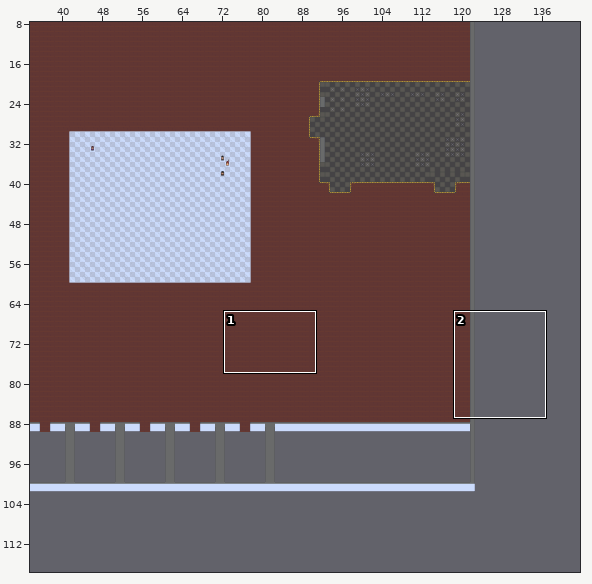
Tiled map: maps/custom (internal)/Gather Office 5/draft 1.tmx. Above: a wide view before the commit, with the close-up outlined.
Close-up. Old version:
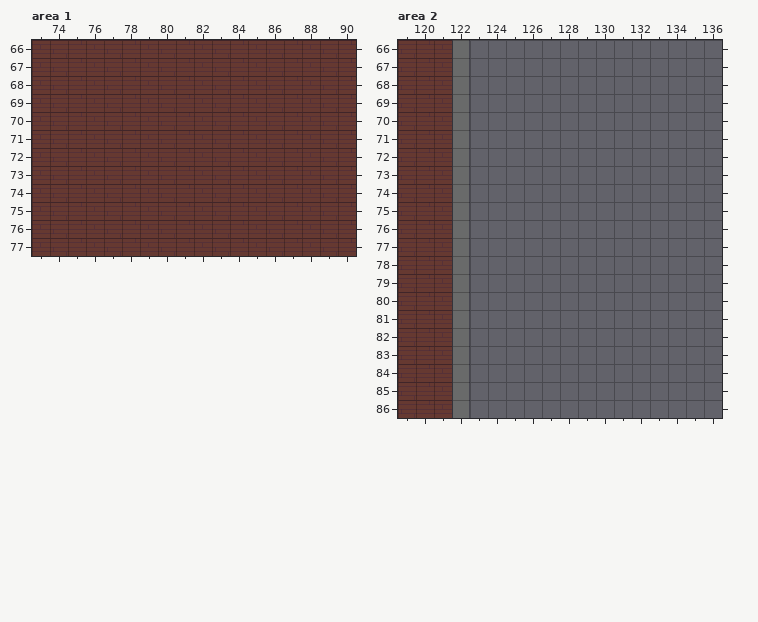
Cells are 32x32 px. Shown: area 1 x 73..90, y 66..77; area 2 x 119..136, y 66..86. The commit also changed other parts of the map, which this record leaves out.
Now the later version:
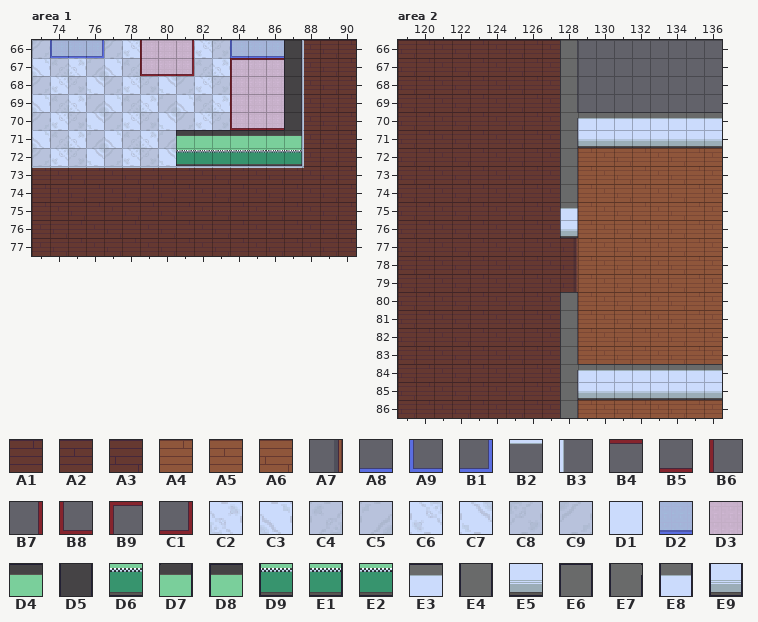
Key: from "Gather Floors 1.x": A1 0, A2 1, A3 2, A4 8, A5 9, A6 10, A7 331 turned 90, A8 485 turned 180, A9 487 turned 180, B1 487 turned 90, B2 497, B3 497 turned 270, B4 512, B5 512 turned 180, B6 512 turned 270, B7 512 turned 90, B8 514 turned 180, B9 514 turned 270, C1 514 turned 90, C2 601, C3 603, C4 612, C5 614, C6 640, C7 642, C8 653, C9 655, D1 680, D2 1273, D3 1312; from "Gather Walls Interior 1.x": D4 4277, D5 4301, D6 4302, D7 4451 flipped left-right, D8 4457, D9 4476, E1 4476 flipped left-right, E2 4477 flipped left-right, E3 4777, E4 4801, E5 4802, E6 4903, E7 4936, E8 4970, E9 4995.
__ is an empty cell, ## one hidden under a higher layer, .. an unchanged one.
Tiles of an added or newly shown layer are drawn over the layers below it.
See-through tiles are keyed as they look on the map.
Difference:
--- layer "BG/floor color", area 1
@@ x 73..79 @@
-66 A2 A3 A1 A2 A3 A1 A2
-67 A2 A3 A1 A2 A3 A1 A2
-68 A2 A3 A1 A2 A3 A1 A2
-69 A2 A3 A1 A2 A3 A1 A2
-70 A2 A3 A1 A2 A3 A1 A2
-71 A2 A3 A1 A2 A3 A1 A2
-72 A2 A3 A1 A2 A3 A1 A2
-73 A2 A3 A1 A2 A3 A1 A2
+66 ## ## ## ## ## ## ##
+67 ## ## ## ## ## ## ##
+68 ## ## ## ## ## ## ##
+69 ## ## ## ## ## ## ##
+70 ## ## ## ## ## ## ##
+71 ## ## ## ## ## ## ##
+72 ## ## ## ## ## ## ##
+73 A1 A2 A3 A1 A2 A3 A1
--- layer "BG/floors 2", area 1
@@ x 73..88 @@
-66 __ __ __ __ __ __ __ __ __ __ __ __ __ __ .. __
-67 __ __ __ __ __ __ __ __ __ __ __ __ __ __ .. __
-68 __ __ __ __ __ __ __ __ __ __ __ __ __ __ .. __
-69 __ __ __ __ __ __ __ __ __ __ __ __ __ __ .. __
-70 __ __ __ __ __ __ __ __ __ __ __ __ __ __ .. __
-71 __ __ __ __ __ __ __ __ .. .. .. .. .. .. .. __
-72 __ __ __ __ __ __ __ __ .. .. .. .. .. .. .. __
-73 __ __ __ __ __ __ __ __ __ __ __ __ __ __ __ ..
+66 D1 D1 D1 D1 D1 D1 D1 D1 D1 D1 D1 D1 D1 D1 .. B3
+67 D1 D1 D1 D1 D1 D1 D1 D1 D1 D1 D1 D1 D1 D1 .. B3
+68 D1 D1 D1 D1 D1 D1 D1 D1 D1 D1 D1 D1 D1 D1 .. B3
+69 D1 D1 D1 D1 D1 D1 D1 D1 D1 D1 D1 D1 D1 D1 .. B3
+70 D1 D1 D1 D1 D1 D1 D1 D1 D1 D1 D1 D1 D1 D1 .. B3
+71 D1 D1 D1 D1 D1 D1 D1 D1 .. .. .. .. .. .. .. B3
+72 D1 D1 D1 D1 D1 D1 D1 D1 .. .. .. .. .. .. .. B3
+73 B2 B2 B2 B2 B2 B2 B2 B2 B2 B2 B2 B2 B2 B2 B2 ..
--- layer "BG/floors 50%", area 1
@@ x 73..86 @@
-66 __ __ __ __ __ __ __ __ __ __ __ __ __ __
-67 __ __ __ __ __ __ __ __ __ __ __ __ __ __
-68 __ __ __ __ __ __ __ __ __ __ __ __ __ __
-69 __ __ __ __ __ __ __ __ __ __ __ __ __ __
-70 __ __ __ __ __ __ __ __ __ __ __ __ __ __
-71 __ __ __ __ __ __ __ __ .. .. .. .. .. ..
-72 __ __ __ __ __ __ __ __ .. .. .. .. .. ..
+66 C9 D2 D2 D2 C9 C6 D3 D3 D3 C6 C8 D2 D2 D2
+67 C3 C4 C2 C5 C3 C4 D3 D3 D3 C4 C2 D3 D3 D3
+68 C9 C6 C8 C7 C9 C6 C8 C7 C9 C6 C8 D3 D3 D3
+69 C3 C4 C2 C5 C3 C4 C2 C5 C3 C4 C2 D3 D3 D3
+70 C9 C6 C8 C7 C9 C6 C8 C7 C9 C6 C8 D3 D3 D3
+71 C3 C4 C2 C5 C3 C4 C2 C5 .. .. .. .. .. ..
+72 C9 C6 C8 C7 C9 C6 C8 C7 .. .. .. .. .. ..
--- layer "BG/floors 3" (added), area 1
@@ x 74..86 @@
-66 __ __ __ .. .. __ .. __ .. .. __ __ __
-67 .. .. .. .. .. __ __ __ .. .. __ __ __
-68 .. .. .. .. .. .. .. .. .. .. __ .. ..
-69 .. .. .. .. .. .. .. .. .. .. __ .. ..
-70 .. .. .. .. .. .. .. .. .. .. __ __ __
+66 A9 A8 B1 .. .. B6 .. B7 .. .. A9 A8 A8
+67 .. .. .. .. .. B8 B5 C1 .. .. B9 B4 B4
+68 .. .. .. .. .. .. .. .. .. .. B6 .. ..
+69 .. .. .. .. .. .. .. .. .. .. B6 .. ..
+70 .. .. .. .. .. .. .. .. .. .. B8 B5 B5
--- layer "BG/Walls", area 1
@@ x 81..87 @@
-71 __ __ __ __ __ __ __
-72 __ __ __ __ __ __ __
+71 D8 D4 D4 D4 D4 D4 D7
+72 D9 D6 D6 D6 D6 E2 E1
--- layer "FG/walls 1" (added), area 1
@@ x 87..87 @@
-66 __
-67 __
-68 __
-69 __
-70 __
+66 D5
+67 D5
+68 D5
+69 D5
+70 D5
--- layer "BG/floor color", area 2
@@ x 122..136 @@
-66 __ __ __ __ __ __ .. .. .. .. .. .. .. .. ..
-67 __ __ __ __ __ __ .. .. .. .. .. .. .. .. ..
-68 __ __ __ __ __ __ .. .. .. .. .. .. .. .. ..
-69 __ __ __ __ __ __ .. .. .. .. .. .. .. .. ..
-70 __ __ __ __ __ __ .. .. .. .. .. .. .. .. ..
-71 __ __ __ __ __ __ .. .. .. .. .. .. .. .. ..
-72 __ __ __ __ __ __ .. __ __ __ __ __ __ __ __
-73 __ __ __ __ __ __ .. __ __ __ __ __ __ __ __
-74 __ __ __ __ __ __ .. __ __ __ __ __ __ __ __
-75 __ __ __ __ __ __ .. __ __ __ __ __ __ __ __
-76 __ __ __ __ __ __ .. __ __ __ __ __ __ __ __
-77 __ __ __ __ __ __ __ __ __ __ __ __ __ __ __
-78 __ __ __ __ __ __ __ __ __ __ __ __ __ __ __
-79 __ __ __ __ __ __ __ __ __ __ __ __ __ __ __
-80 __ __ __ __ __ __ .. __ __ __ __ __ __ __ __
-81 __ __ __ __ __ __ .. __ __ __ __ __ __ __ __
-82 __ __ __ __ __ __ .. __ __ __ __ __ __ __ __
-83 __ __ __ __ __ __ .. __ __ __ __ __ __ __ __
-84 __ __ __ __ __ __ .. .. .. .. .. .. .. .. ..
-85 __ __ __ __ __ __ .. .. .. .. .. .. .. .. ..
-86 __ __ __ __ __ __ .. __ __ __ __ __ __ __ __
+66 A3 A1 A2 A3 A1 A2 .. .. .. .. .. .. .. .. ..
+67 A3 A1 A2 A3 A1 A2 .. .. .. .. .. .. .. .. ..
+68 A3 A1 A2 A3 A1 A2 .. .. .. .. .. .. .. .. ..
+69 A3 A1 A2 A3 A1 A2 .. .. .. .. .. .. .. .. ..
+70 A3 A1 A2 A3 A1 A2 .. .. .. .. .. .. .. .. ..
+71 A3 A1 A2 A3 A1 A2 .. .. .. .. .. .. .. .. ..
+72 A3 A1 A2 A3 A1 A2 .. A4 A5 A6 A4 A5 A6 A4 A5
+73 A3 A1 A2 A3 A1 A2 .. A4 A5 A6 A4 A5 A6 A4 A5
+74 A3 A1 A2 A3 A1 A2 .. A4 A5 A6 A4 A5 A6 A4 A5
+75 A3 A1 A2 A3 A1 A2 .. A4 A5 A6 A4 A5 A6 A4 A5
+76 A3 A1 A2 A3 A1 A2 .. A4 A5 A6 A4 A5 A6 A4 A5
+77 A3 A1 A2 A3 A1 A2 A3 A4 A5 A6 A4 A5 A6 A4 A5
+78 A3 A1 A2 A3 A1 A2 A3 A4 A5 A6 A4 A5 A6 A4 A5
+79 A3 A1 A2 A3 A1 A2 A3 A4 A5 A6 A4 A5 A6 A4 A5
+80 A3 A1 A2 A3 A1 A2 .. A4 A5 A6 A4 A5 A6 A4 A5
+81 A3 A1 A2 A3 A1 A2 .. A4 A5 A6 A4 A5 A6 A4 A5
+82 A3 A1 A2 A3 A1 A2 .. A4 A5 A6 A4 A5 A6 A4 A5
+83 A3 A1 A2 A3 A1 A2 .. A4 A5 A6 A4 A5 A6 A4 A5
+84 A3 A1 A2 A3 A1 A2 .. .. .. .. .. .. .. .. ..
+85 A3 A1 A2 A3 A1 A2 .. .. .. .. .. .. .. .. ..
+86 A3 A1 A2 A3 A1 A2 .. A4 A5 A6 A4 A5 A6 A4 A5
--- layer "BG/floors 2", area 2
@@ x 128..128 @@
-77 __
-78 __
-79 __
+77 A7
+78 A7
+79 A7
--- layer "BG/Walls", area 2
@@ x 122..136 @@
-66 E4 .. .. .. .. .. .. .. .. .. .. .. .. .. ..
-67 E4 .. .. .. .. .. .. .. .. .. .. .. .. .. ..
-68 E4 .. .. .. .. .. .. .. .. .. .. .. .. .. ..
-69 E4 .. .. .. .. .. .. .. .. .. .. .. .. .. ..
-70 E4 .. .. .. .. .. .. __ __ __ __ __ __ __ __
-71 E4 .. .. .. .. .. .. __ __ __ __ __ __ __ __
-72 E4 .. .. .. .. .. .. .. .. .. .. .. .. .. ..
-73 E4 .. .. .. .. .. .. .. .. .. .. .. .. .. ..
-74 E4 .. .. .. .. .. .. .. .. .. .. .. .. .. ..
-75 E4 .. .. .. .. .. .. .. .. .. .. .. .. .. ..
-76 E4 .. .. .. .. .. .. .. .. .. .. .. .. .. ..
-77 E4 .. .. .. .. .. .. .. .. .. .. .. .. .. ..
-78 E4 .. .. .. .. .. .. .. .. .. .. .. .. .. ..
-79 E4 .. .. .. .. .. .. .. .. .. .. .. .. .. ..
-80 E4 .. .. .. .. .. .. .. .. .. .. .. .. .. ..
-81 E4 .. .. .. .. .. .. .. .. .. .. .. .. .. ..
-82 E4 .. .. .. .. .. .. .. .. .. .. .. .. .. ..
-83 E4 .. .. .. .. .. .. .. .. .. .. .. .. .. ..
-84 E4 .. .. .. .. .. .. __ __ __ __ __ __ __ __
-85 E4 .. .. .. .. .. .. __ __ __ __ __ __ __ __
-86 E4 .. .. .. .. .. .. .. .. .. .. .. .. .. ..
+66 __ .. .. .. .. .. .. .. .. .. .. .. .. .. ..
+67 __ .. .. .. .. .. .. .. .. .. .. .. .. .. ..
+68 __ .. .. .. .. .. .. .. .. .. .. .. .. .. ..
+69 __ .. .. .. .. .. .. .. .. .. .. .. .. .. ..
+70 __ .. .. .. .. .. .. E3 E3 E3 E3 E3 E3 E3 E3
+71 __ .. .. .. .. .. .. E5 E5 E5 E5 E5 E5 E5 E5
+72 __ .. .. .. .. .. .. .. .. .. .. .. .. .. ..
+73 __ .. .. .. .. .. .. .. .. .. .. .. .. .. ..
+74 __ .. .. .. .. .. .. .. .. .. .. .. .. .. ..
+75 __ .. .. .. .. .. .. .. .. .. .. .. .. .. ..
+76 __ .. .. .. .. .. .. .. .. .. .. .. .. .. ..
+77 __ .. .. .. .. .. .. .. .. .. .. .. .. .. ..
+78 __ .. .. .. .. .. .. .. .. .. .. .. .. .. ..
+79 __ .. .. .. .. .. .. .. .. .. .. .. .. .. ..
+80 __ .. .. .. .. .. .. .. .. .. .. .. .. .. ..
+81 __ .. .. .. .. .. .. .. .. .. .. .. .. .. ..
+82 __ .. .. .. .. .. .. .. .. .. .. .. .. .. ..
+83 __ .. .. .. .. .. .. .. .. .. .. .. .. .. ..
+84 __ .. .. .. .. .. .. E3 E3 E3 E3 E3 E3 E3 E3
+85 __ .. .. .. .. .. .. E5 E5 E5 E5 E5 E5 E5 E5
+86 __ .. .. .. .. .. .. .. .. .. .. .. .. .. ..
--- layer "FG/walls 1" (added), area 2
@@ x 128..128 @@
-66 __
-67 __
-68 __
-69 __
-70 __
-71 __
-72 __
-73 __
-74 __
-75 __
-76 __
+66 E4
+67 E4
+68 E4
+69 E4
+70 E7
+71 E4
+72 E4
+73 E4
+74 E4
+75 E8
+76 E9
@@ x 128..128 @@
-80 __
-81 __
-82 __
-83 __
-84 __
-85 __
-86 __
+80 E6
+81 E4
+82 E4
+83 E4
+84 E7
+85 E4
+86 E4
Pixel boxes of the changes (left, top, right, bottom) in both close-ups:
changed: (32, 40, 304, 184)
changed: (452, 40, 722, 418)
